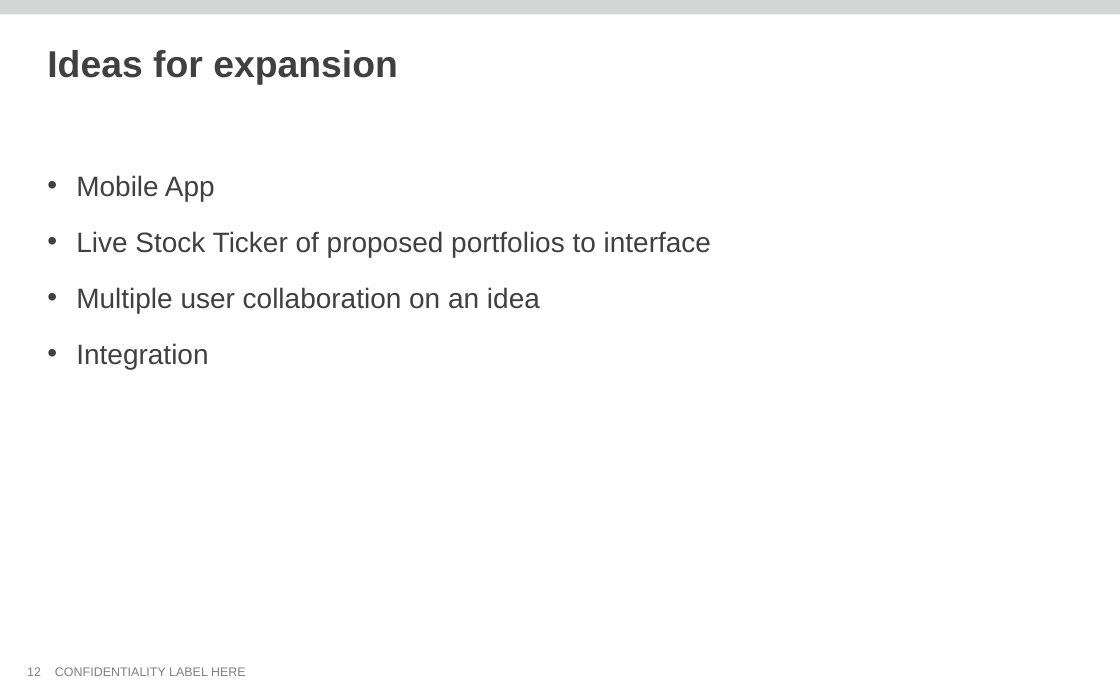
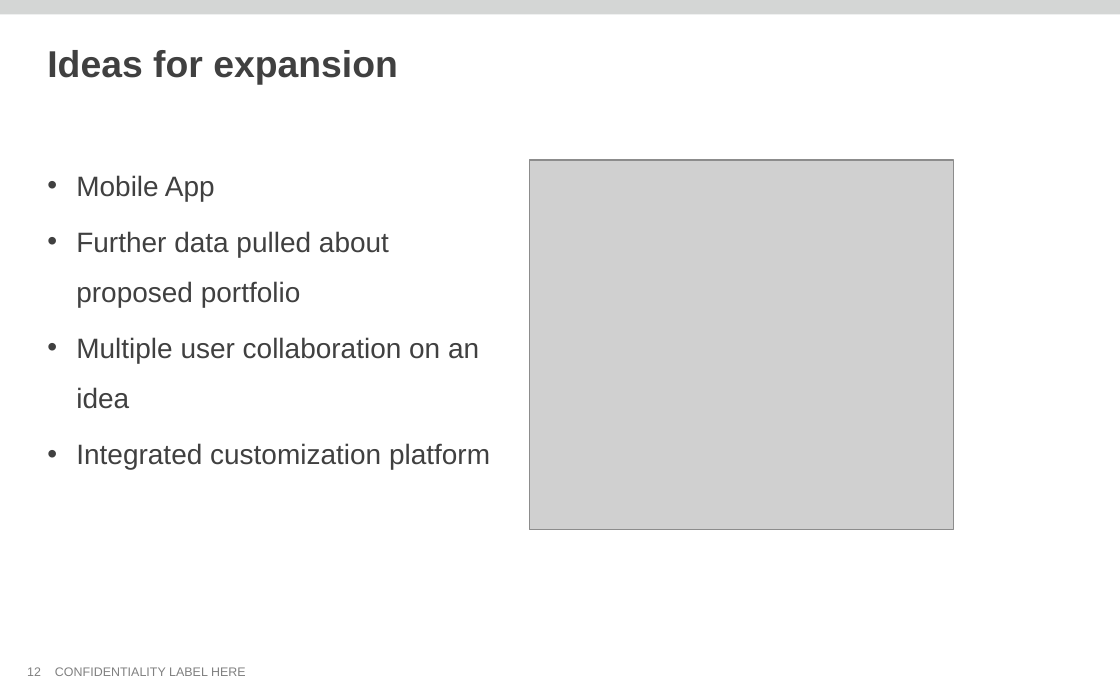
Before and after one commit to thomas-pontikes/greenhouse, a slide deck: slide 12 of CMF.pptx. Drawn at 1120x700 pixels with LibreOffice and Linux fonts; fonts in the diff are those of the drawing; grey boxes stand for pictures; background and template pictures are left out. Boxes give left, top, right and bottom in pixels: in the first picture for what was removed or moved away, otherwise in the second. Text is boxed around its words. In the diff, an @@ line names an element or a change of style, - is before the commit and + after.

```diff
--- a/CMF.pptx
+++ b/CMF.pptx
@@ picture added at <box>529,160,953,530</box> @@
@@ text at <box>76,231,389,307</box>: text changed @@
-• Live Stock Ticker of proposed portfolios to interface
+• Further data pulled about proposed portfolio
@@ text at <box>76,443,490,470</box>: text changed @@
-• Integration
+• Integrated customization platform
```
Also in this commit, not shown: 8 other slides changed, 1 slide added, 1 slide removed.
